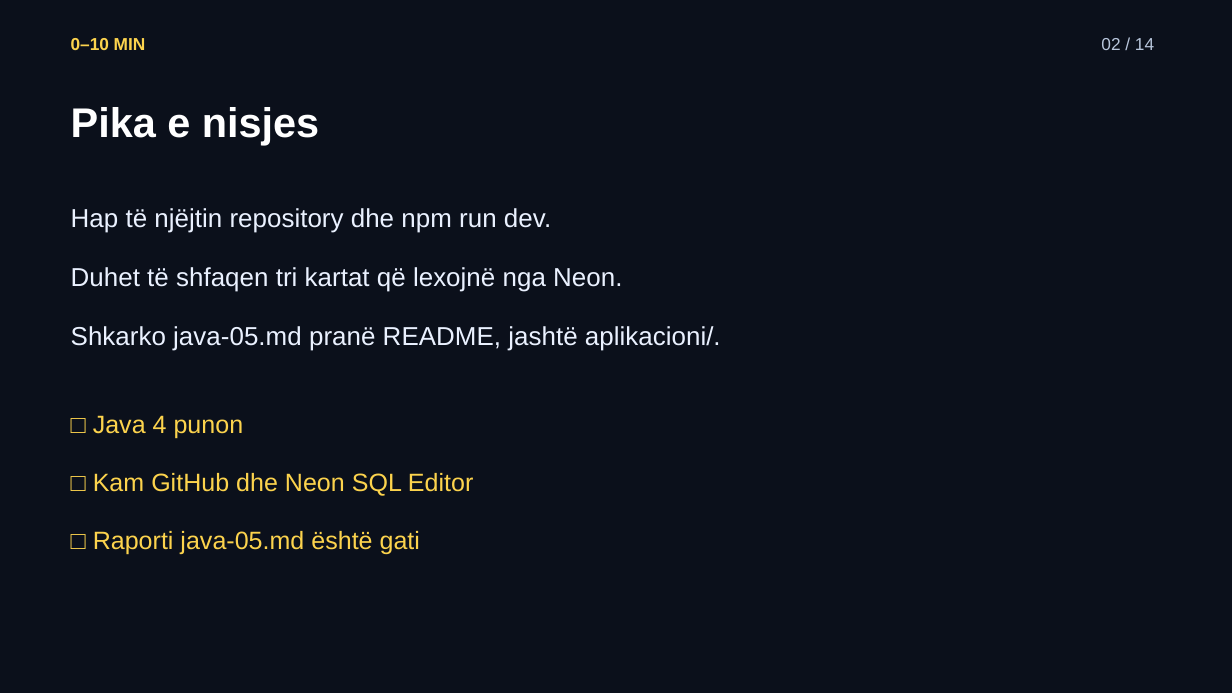
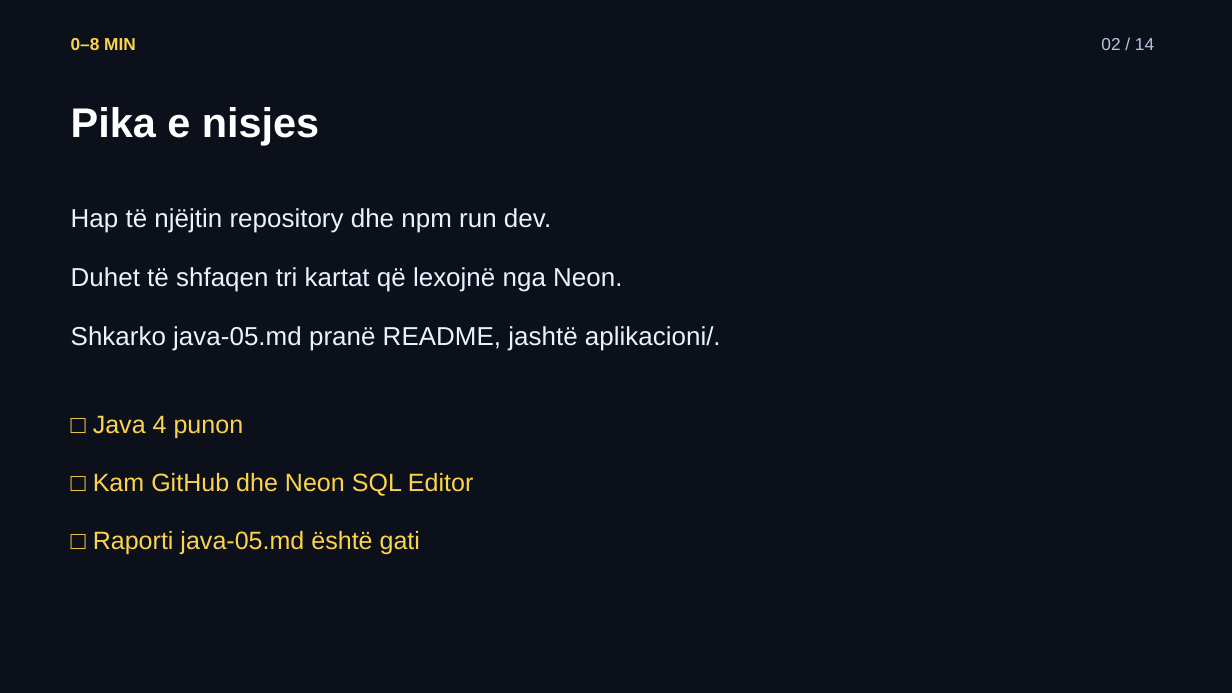
Before and after one commit to arbenl/arbenl.github.io, a slide deck: slide 2 of lendet/2026-2027/mobile/lectures/ushtrimet-05-hyrja-lejet-rideshare-2026.pptx. Drawn at 1232x693 pixels with LibreOffice and Linux fonts; fonts in the diff are those of the drawing. Boxes give left, top, right and bottom in pixels: in the first picture for what was removed or moved away, otherwise in the second. Text is boxed around its words. In the diff, an @@ line names an element or a change of style, - is before the commit and + after.

```diff
--- a/lendet/2026-2027/mobile/lectures/ushtrimet-05-hyrja-lejet-rideshare-2026.pptx
+++ b/lendet/2026-2027/mobile/lectures/ushtrimet-05-hyrja-lejet-rideshare-2026.pptx
@@ text at [71,38,136,50]: text changed @@
-0–10 MIN
+0–8 MIN
```
Also in this commit, not shown: 10 other slides changed, 24 other files.
